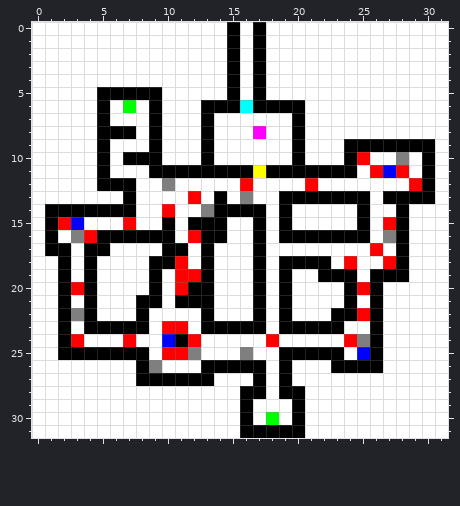
A pixel-art sprite gets an edit: Assets/Resources/level4.png. Above: the version before the commit.
The file is 32x32 pixels.
Once edited:
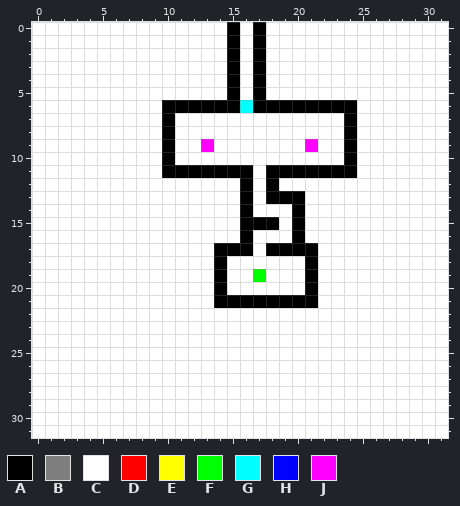
Palette (. is transparent): A #000000  B #7f7f7f  C #ffffff  D #ff0000  E #ffff00  F #00ff00  G #00ffff  H #0000ff  J #ff00ff
The edit:
Colour B becomes colour A in row 13 at x 16.
Colour C becomes colour A in row 6 at x 10 to 12 and 21 to 24; in rows 7 to 8 at x 10 and 24; in rows 9 to 10 at x 10; in rows 12 to 13 at x 18; in row 14 at x 20; in row 15 at x 16, 18 and 20.
Colour C becomes colour A in row 16 at x 16; in row 17 at x 14 to 16 and 18 to 21; in row 18 at x 14; in rows 19 to 20 at x 14 and 21; in row 21 at x 14 to 16, 18 and 20 to 21.
Colour D becomes colour A in row 12 at x 16.
Colour A becomes colour C in row 5 at x 5 to 9; in row 6 at x 5 and 9; in row 7 at x 5, 9, 13 and 20; in row 8 at x 5 to 7, 9, 13 and 20; in row 9 at x 5, 9, 20 and 25 to 30; in row 10 at x 5, 7 to 9, 13, 20 and 30.
Colour A becomes colour C in row 11 at x 5, 9 and 30; in row 12 at x 5 to 7 and 30; in row 13 at x 7, 14, 21 to 25 and 27 to 30; in row 14 at x 1 to 7, 14 to 15, 17, 19, 25 and 28; in row 15 at x 1, 10, 12 to 14, 19, 25 and 28; in row 16 at x 1, 5 to 10, 13 to 14, 17, 19, 21 to 25 and 28.
Colour A becomes colour C in row 17 at x 1 to 2, 4 to 5, 10 to 11, 13, 17 and 28; in row 18 at x 2, 4, 9 to 10, 13, 17, 19 to 20, 22 and 28; in row 19 at x 2, 4, 9, 13, 19, 22 to 24 and 26 to 28; in row 20 at x 2, 4, 9, 12 to 13, 17, 19, 24 and 26; in row 21 at x 2, 4, 8 to 9, 11 to 13, 24 and 26; in row 22 at x 2, 4, 8, 13, 17, 19, 23 to 24 and 26.
Colour A becomes colour C in row 23 at x 2, 4 to 8, 13 to 17, 19 to 23 and 26; in row 24 at x 2, 11 and 26; in row 25 at x 2 to 8, 19 to 23 and 26; in row 26 at x 8, 13 to 17, 19 and 23 to 26; in row 27 at x 8 to 13, 17 and 19; in row 28 at x 16 to 17 and 19 to 20.
Colour A becomes colour C in rows 29 to 30 at x 16 and 20; in row 31 at x 16 to 20.
Colour B becomes colour C in row 10 at x 28; in row 12 at x 10; in row 14 at x 13; in row 16 at x 3 and 27; in row 22 at x 3; in row 24 at x 25.
Colour B becomes colour C in row 25 at x 12 and 16; in row 26 at x 9.
Colour D becomes colour C in row 10 at x 25; in row 11 at x 26 and 28; in row 12 at x 21 and 29; in row 13 at x 12; in row 14 at x 10; in row 15 at x 2, 7 and 27.
Colour D becomes colour C in row 16 at x 4 and 12; in row 17 at x 26; in row 18 at x 11, 24 and 27; in row 19 at x 11 to 12; in row 20 at x 3, 11 and 25; in row 22 at x 25.
Colour D becomes colour C in row 23 at x 10 to 11; in row 24 at x 3, 7, 12, 18 and 24; in row 25 at x 10 to 11.
Colour E becomes colour C in row 11 at x 17.
Colour F becomes colour C in row 6 at x 7; in row 30 at x 18.
Colour H becomes colour C in row 11 at x 27; in row 15 at x 3; in row 24 at x 10; in row 25 at x 25.
Colour J becomes colour C in row 8 at x 17.
Colour A becomes colour F in row 19 at x 17.
Colour A becomes colour J in row 9 at x 13.
Colour C becomes colour J in row 9 at x 21.
Pixel boxes of the changes (left, top, right, bottom) in both pictures:
changed: (45, 87, 435, 438)
